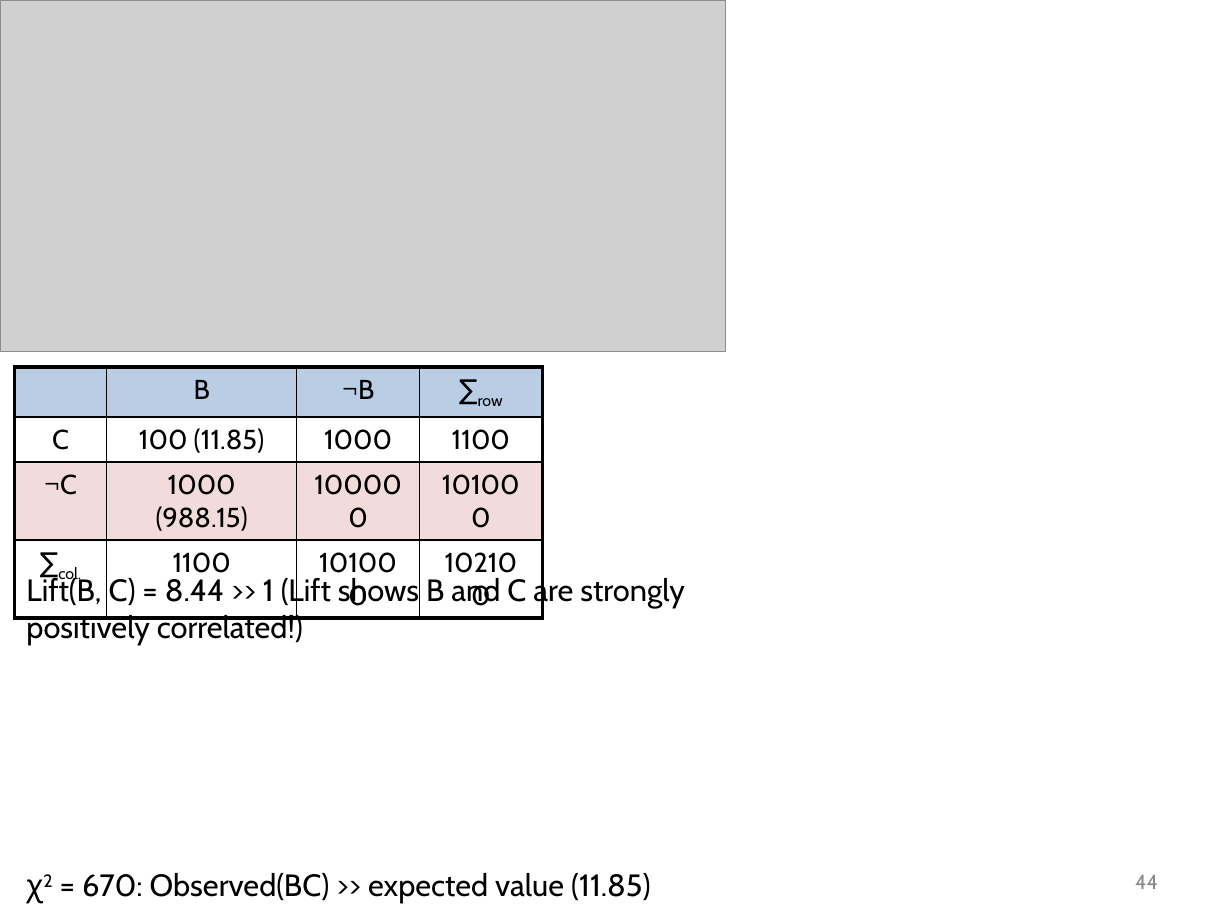
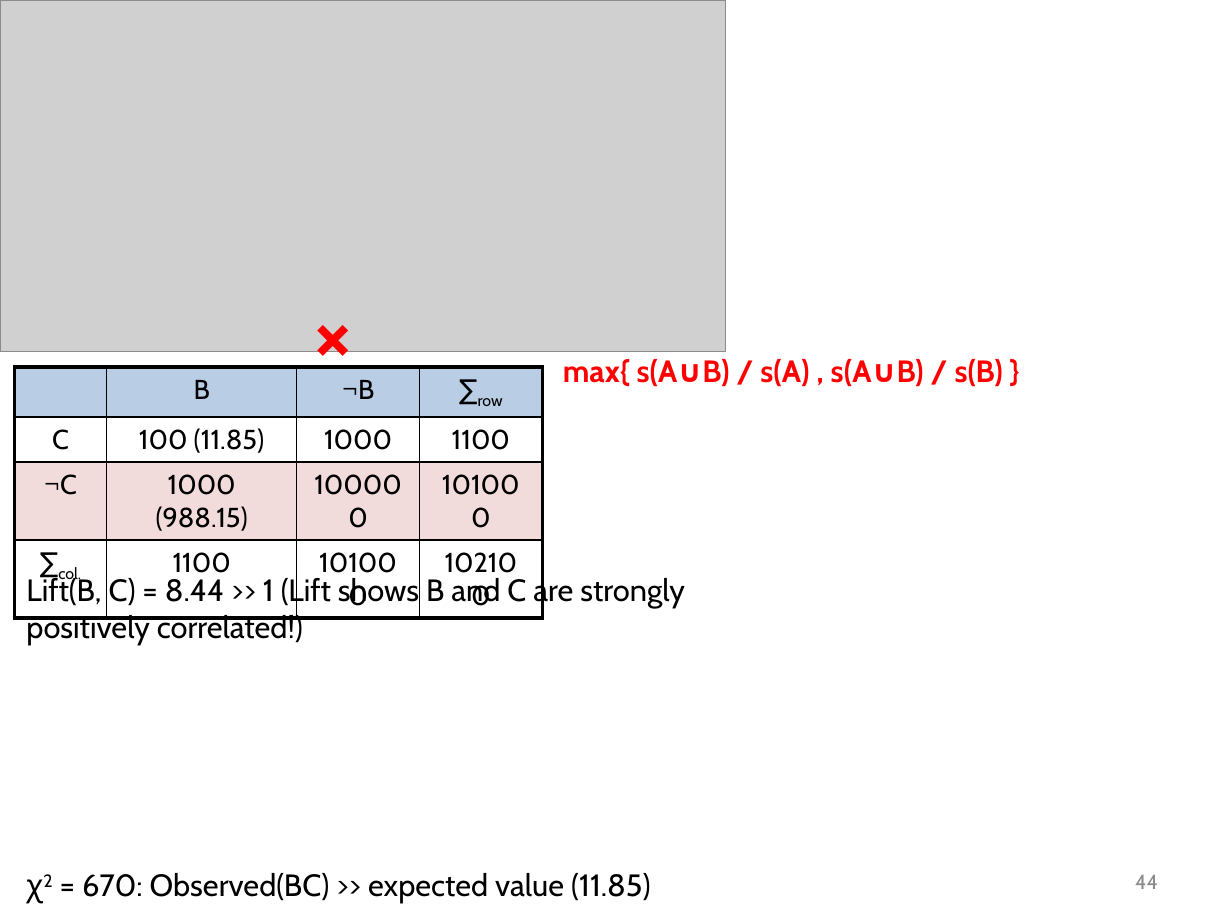
Before and after one commit to mjiang89/mjiang89.github.io, a slide deck: slide 44 of teaching/CS412Summer17-Chapter6.pptx. Drawn at 1232x924 pixels with LibreOffice and Linux fonts; fonts in the diff are those of the drawing; grey boxes stand for pictures. Boxes give left, top, right and bottom in pixels: in the first picture for what was removed or moved away, otherwise in the second. Text is boxed around its words. In the diff, an @@ line names an element or a change of style, - is before the commit and + after.

```diff
--- a/teaching/CS412Summer17-Chapter6.pptx
+++ b/teaching/CS412Summer17-Chapter6.pptx
@@ text added at [301, 267, 398, 392], 54 pt, text #FF0000, bold @@
+×
@@ text added at [563, 359, 1003, 387], 18 pt, text #FF0000, bold @@
+max{ s(A∪B) / s(A) , s(A∪B) / s(B) }
```
Also in this commit, not shown: 1 other slide changed, 2 other files.
